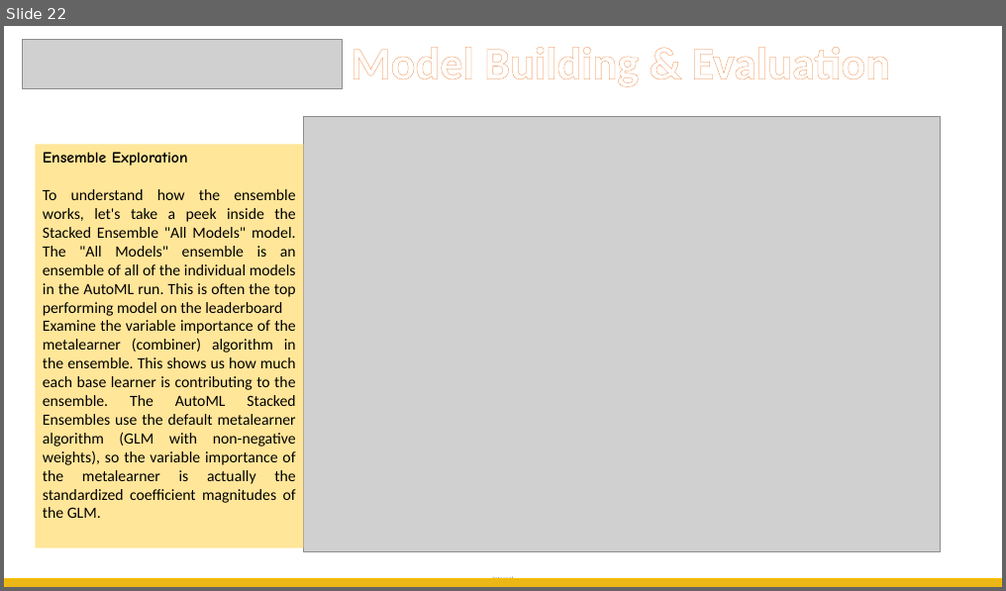
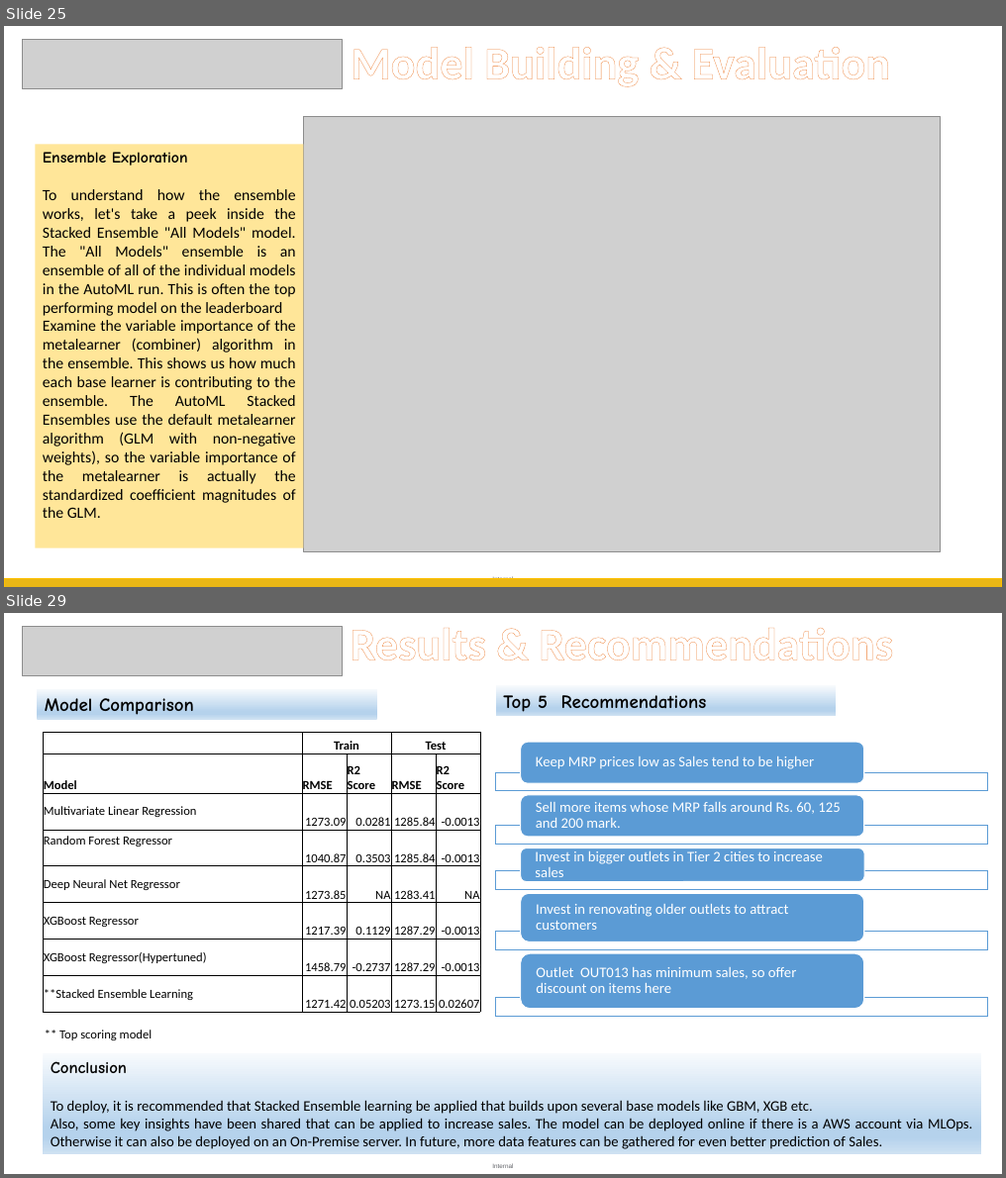
Before and after one commit to ghoshark/MachineHack-DAC-2021-Hackathon, a slide deck: Submission Files/Analytics_Olympiad_Presentation.pptx. Shown one above the other, each under a label of ours: slide 22 before the commit, slides 25 and 29 after it; the slides between them are not shown. The pictures are 1006x591 and 1006x1178 pixels, drawn with LibreOffice and Linux fonts; fonts in the diff are those of the drawing; grey boxes stand for pictures. Boxes give left, top, right and bottom in pixels: in the first picture for what was removed or moved away, otherwise in the second. Text is boxed around its words. In the diff, an @@ line names an element or a change of style, - is before the commit and + after.

```diff
--- a/Submission Files/Analytics_Olympiad_Presentation.pptx
+++ b/Submission Files/Analytics_Olympiad_Presentation.pptx
@@ slide 29 added at [4, 613, 1002, 1174], background #FFFFFF; not listed: 1 template element that a slide beside it also shows @@
@@ picture added at [22, 627, 342, 676] @@
@@ text added at [350, 628, 893, 661], 44 pt, text #FFFFFF, bold @@
+Results & Recommendations
@@ rectangle added at [37, 689, 377, 719], fill gradient #F7FAFD to #B5D2EC to #CEE1F2, 18 pt, text #000000, bold @@
+Model Comparison
@@ rectangle added at [496, 685, 836, 716], fill gradient #F7FAFD to #B5D2EC to #CEE1F2, 18 pt, text #000000, bold @@
+Top 5 Recommendations
@@ table added at [43, 732, 481, 1012], 8 rows, 5 columns @@
+ | Train |  | Test | 
+Model | RMSE | R2 Score | RMSE | R2 Score
+Multivariate Linear Regression | 1273.09 | 0.0281 | 1285.84 | -0.0013
+Random Forest Regressor | 1040.87 | 0.3503 | 1285.84 | -0.0013
+Deep Neural Net Regressor | 1273.85 | NA | 1283.41 | NA
+XGBoost Regressor | 1217.39 | 0.1129 | 1287.29 | -0.0013
+XGBoost Regressor(Hypertuned) | 1458.79 | -0.2737 | 1287.29 | -0.0013
+**Stacked Ensemble Learning | 1271.42 | 0.05203 | 1273.15 | 0.02607
@@ group added at [496, 742, 988, 1017]: 5 rectangles, 5 rounded rectangles, 5 texts @@
+Keep MRP prices low as Sales tend to be higher
+Sell more items whose MRP falls around Rs. 60, 125 and 200 mark.
+Invest in bigger outlets in Tier 2 cities to increase sales
+Invest in renovating older outlets to attract customers
+Outlet OUT013 has minimum sales, so offer discount on items here
@@ rectangle added at [43, 1054, 982, 1155], fill gradient #F7FAFD to #B5D2EC to #CEE1F2, 14 pt, text #000000 @@
+Conclusion
+To deploy, it is recommended that Stacked Ensemble learning be applied that builds upon several base models like GBM, XGB etc.
+Also, some key insights have been shared that can be applied to increase sales. The model can be deployed online if there is a AWS account via MLOps. Otherwise it can also be deployed on an On-Premise server. In future, more data features can be gathered for even better prediction of Sales.
@@ text added at [59, 1030, 152, 1041], 12 pt, text #000000 @@
+** Top scoring model
@@ what was slide 22 is now slide 25 @@
```
Also in this commit, not shown: 6 slides changed, 5 other slides added, 2 slides removed, 6 other files.
